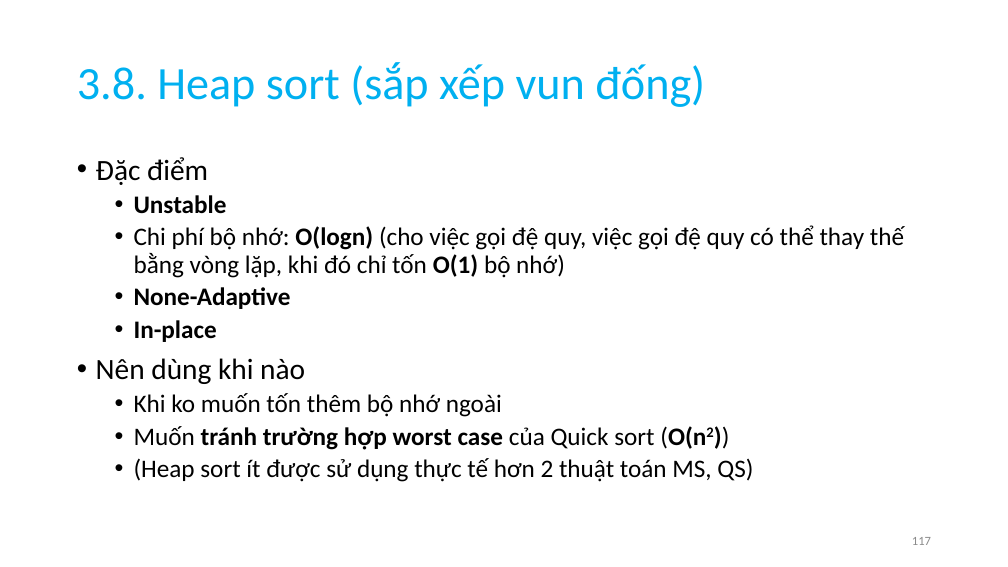
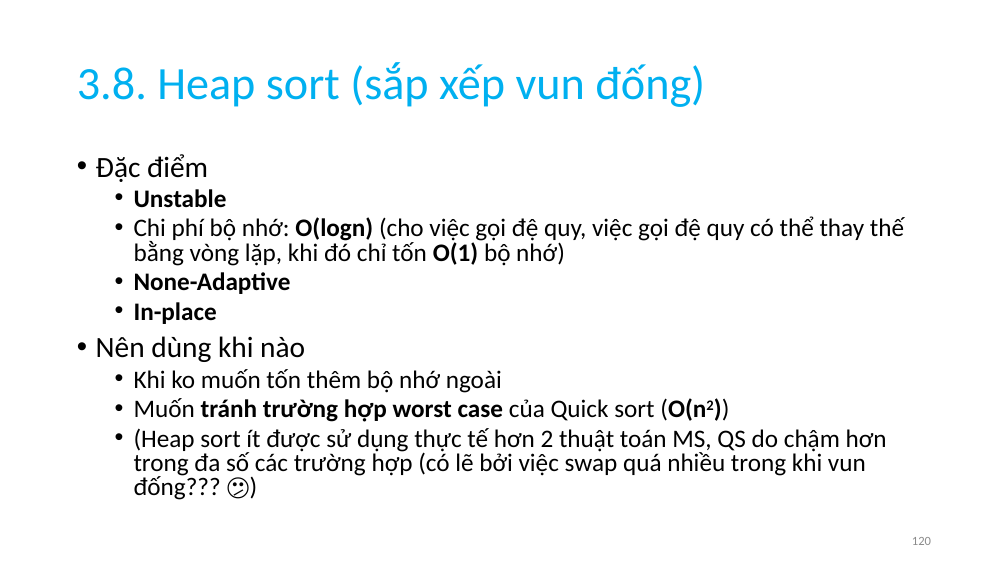
Before and after one commit to anhtuta/Notes, a slide deck: slide 120 of DSA.pptx (slide 117 before the commit). Drawn at 1008x567 pixels with LibreOffice and Linux fonts; fonts in the diff are those of the drawing. Boxes give left, top, right and bottom in pixels: in the first picture for what was removed or moved away, otherwise in the second. Text is boxed around its words. In the diff, an @@ line names an element or a change of style, - is before the commit and + after.

```diff
--- a/DSA.pptx
+++ b/DSA.pptx
@@ text at (96, 154, 904, 422): line spacing 0.9 to 0.8 @@
@@ text at (134, 428, 887, 500): text changed @@
-  • (Heap sort ít được sử dụng thực tế hơn 2 thuật toán MS, QS)
+  • (Heap sort ít được sử dụng thực tế hơn 2 thuật toán MS, QS do chậm hơn trong đa số các trường hợp (có lẽ bởi việc swap quá nhiều trong khi vun đống??? 😕)
@@ page number at (912, 537, 931, 545): text changed @@
-117
+120
```
Also in this commit, not shown: 27 other slides changed, 4 slides added, 1 slide removed.
